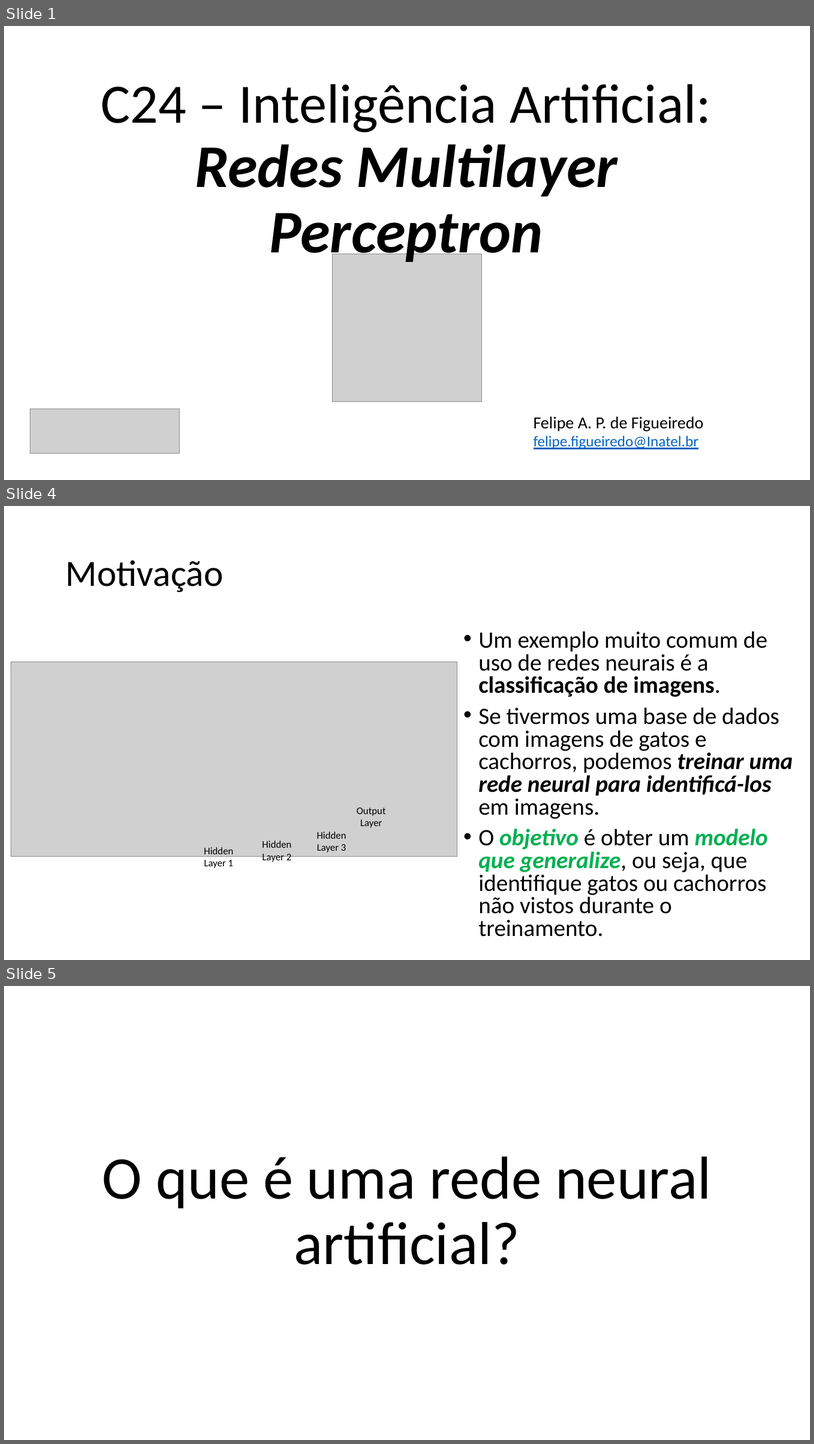
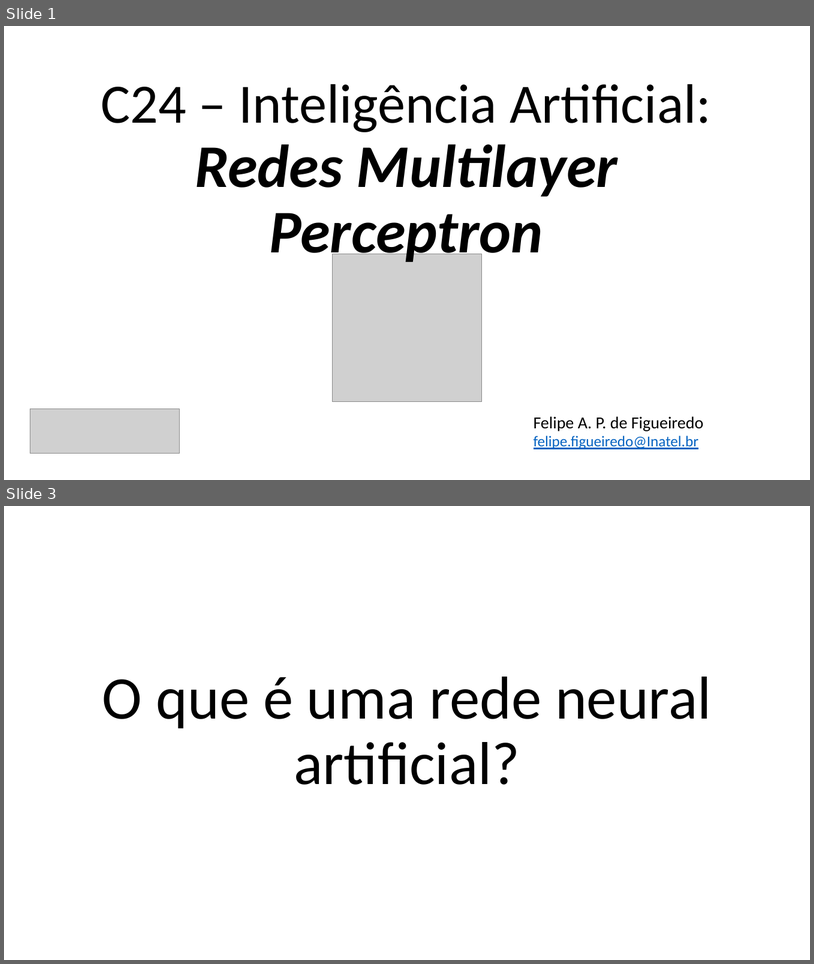
Before and after one commit to zz4fap/c24_inteligencia_artificial, a slide deck: slides/C24_MLP.pptx. Shown one above the other, each under a label of ours: slides 1, 4 and 5 before the commit, slides 1 and 3 after it; the slides between them are not shown. The pictures are 814x1444 and 814x964 pixels, drawn with LibreOffice and Linux fonts; fonts in the diff are those of the drawing; grey boxes stand for pictures. Boxes give left, top, right and bottom in pixels: in the first picture for what was removed or moved away, otherwise in the second. Text is boxed around its words. In the diff, an @@ line names an element or a change of style, - is before the commit and + after.

```diff
--- a/slides/C24_MLP.pptx
+++ b/slides/C24_MLP.pptx
@@ slide 4 removed at (x1=4, y1=506, x2=810, y2=960), background #FFFFFF @@
@@ title removed at (x1=65, y1=560, x2=223, y2=592) @@
-Motivação
@@ text removed at (x1=479, y1=631, x2=794, y2=936) @@
-• Um exemplo muito comum de uso de redes neurais é a classificação de imagens.
-• Se tivermos uma base de dados com imagens de gatos e cachorros, podemos treinar uma rede neural para identificá-los em imagens.
-• O objetivo é obter um modelo que generalize, ou seja, que identifique gatos ou cachorros não vistos durante o treinamento.
@@ picture removed at (x1=11, y1=661, x2=458, y2=856) @@
@@ text removed at (x1=357, y1=807, x2=386, y2=828) @@
-Output Layer
@@ text removed at (x1=204, y1=847, x2=233, y2=868) @@
-Hidden Layer 1
@@ text removed at (x1=262, y1=840, x2=291, y2=862) @@
-Hidden Layer 2
@@ text removed at (x1=317, y1=831, x2=347, y2=852) @@
-Hidden Layer 3
@@ what was slide 5 is now slide 3 @@
```
Also in this commit, not shown: 3 slides changed, 13 slides added, 10 other slides removed.
